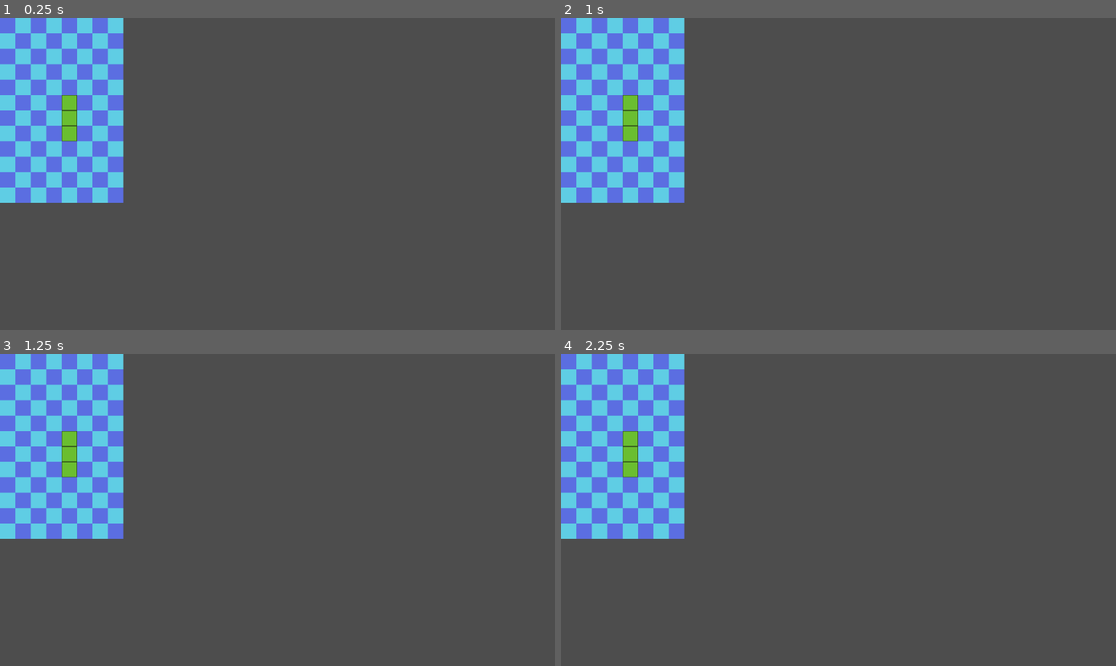
Above: before the commit, frames 1-4 (two rows, left to right).
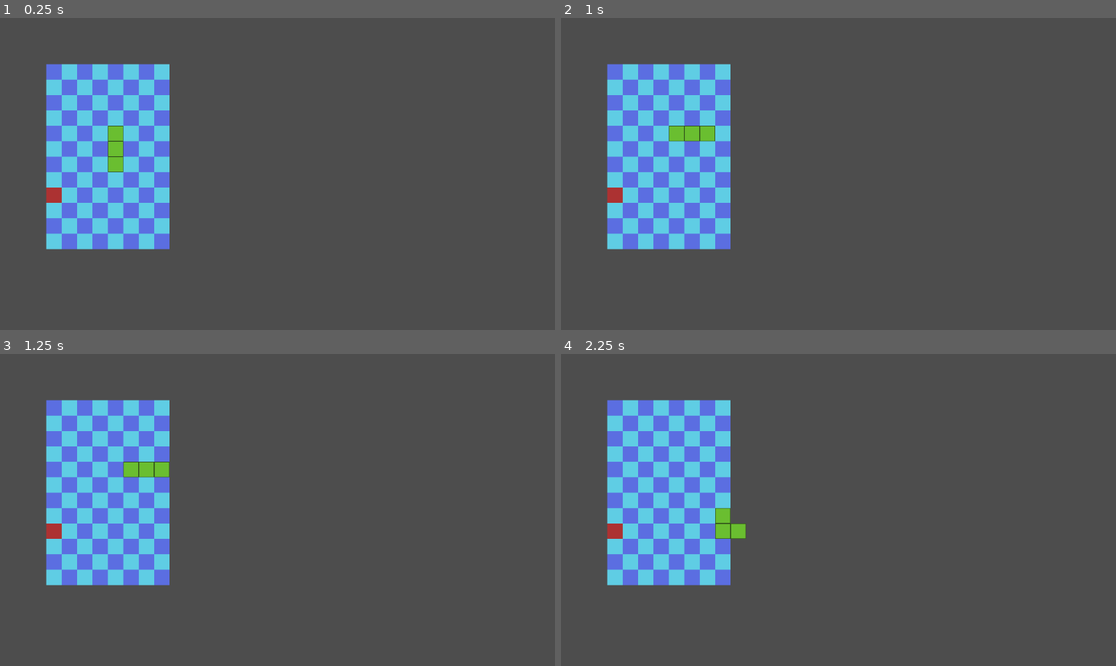
Above: after the commit, the same moments.

Repository: AsixJin/gmtk-2025
Game: Godot game, scene res://main.tscn
Two runs of this game, one before a commit and one after it. Both use one fixed random seed, a clock stepped at 60 frames per second and the inputs below. Before the commit the project has no main scene; this scene is started directly in both runs.
Inputs:
- Up to frame 1 (0.25 s): no input
- Up to frame 2 (1 s): tap Enter at 0.5 s; hold Right (move_right, bound only after the commit) from 0.53 s (still down); tap Z (start, bound only after the commit) at 0.6 s
- Up to frame 3 (1.25 s): keep holding Right (move_right, bound only after the commit)
- Up to frame 4 (2.25 s): release Right (move_right, bound only after the commit) at 1.28 s; hold Down (move_down, bound only after the commit) 1.28-2.03 s; tap Z (start, bound only after the commit) at 1.35, 2.1 s; hold Right (move_right, bound only after the commit) from 2.03 s (still down)

The runs differ from the first frame. In frame 1, 15% of the frame differs, in the area x 0-31%, y 0-75%; in frame 2, 15%; in frame 3, 15%; in frame 4, 15%.

Commit message:
Finished tutorial and starting to make tweaks

Diff:
--- a/main.gd
+++ b/main.gd
@@ -7,9 +7,14 @@
 var game_started : bool = false
 
 # Grid variables
+var initial_cell = Vector2(3, 3)
 var cells_per_row = 8
 var cells_per_column = 12
 var cell_size = 32
+
+# Food variables
+var food_pos  : Vector2
+var regen_food : bool = true
 
 # Snake variables
 var old_data : Array
@@ -22,15 +27,22 @@
 var can_move : bool
 
 func _ready() -> void:
+	create_map()
 	new_game()
 	pass
 
+func create_map():
+	$Background.position = initial_cell * cell_size
+
 func new_game():
+	get_tree().paused = false
+	get_tree().call_group("segments", "queue_free")
 	score = 0
 	# Set HUD
 	move_direction = Vector2.UP
 	can_move = true
 	generate_snake()
+	move_food()
 
 func generate_snake():
 	old_data.clear()
@@ -43,9 +55,93 @@
 func add_segment(pos):
 	snake_data.append(pos)
 	var SnakeSegment = snake_scene.instantiate()
-	SnakeSegment.position = (pos * cell_size) + Vector2(0, cell_size)
+	# SnakeSegment.position = (pos * cell_size)
+	SnakeSegment.position = calculate_position((pos * cell_size))
 	add_child(SnakeSegment)
 	snake.append(SnakeSegment)
 
 func _process(delta: float) -> void:
-	pass
+	move_snake()
+
+func move_snake():
+	if can_move:
+		# Update movement from keypress
+		if Input.is_action_just_pressed("move_up") and move_direction != Vector2.DOWN:
+			move_direction = Vector2.UP
+			can_move = false
+			if not game_started:
+				start_game()
+		if Input.is_action_just_pressed("move_right") and move_direction != Vector2.LEFT:
+			move_direction = Vector2.RIGHT
+			can_move = false
+			if not game_started:
+				start_game()
+		if Input.is_action_just_pressed("move_down") and move_direction != Vector2.UP:
+			move_direction = Vector2.DOWN
+			can_move = false
+			if not game_started:
+				start_game()
+		if Input.is_action_just_pressed("move_left") and move_direction != Vector2.RIGHT:
+			move_direction = Vector2.LEFT
+			can_move = false
+			if not game_started:
+				start_game()
+	if Input.is_action_just_pressed("start") and !game_started:
+		new_game()
+
+func start_game():
+	game_started = true
+	$MoveTimer.start()
+
+func _on_move_timer_timeout() -> void:
+	# Allow snake movement
+	can_move = true
+	# Use the snake's previous position to move the segments
+	old_data = [] + snake_data
+	snake_data[0] += move_direction
+	for i in range(len(snake_data)):
+		# Move all the segments along by one
+		if i > 0:
+			snake_data[i] = old_data[i - 1]
+		snake[i].position = calculate_position((snake_data[i] * cell_size))
+	check_out_of_bounds()
+	check_self_eaten()
+	check_food_eaten()
+
+func check_out_of_bounds():
+	if snake_data[0].x < 0 or snake_data[0].x > (cells_per_row) - 1:
+		end_game()
+	elif snake_data[0].y < 0 or snake_data[0].y > (cells_per_column) - 1:
+		end_game()
+
+func check_self_eaten():
+	for i in range(1, len(snake_data)):
+		if snake_data[0] == snake_data[i]:
+			end_game()
+
+func check_food_eaten():
+	# If snake eats the food, add a segment and move the food
+	if snake_data[0] == food_pos:
+		score += 1
+		# Update HUD
+		add_segment(old_data[-1])
+		move_food()
+
+func move_food():
+	while regen_food:
+		regen_food = false
+		food_pos = Vector2(randi_range(0, cells_per_row - 1), randi_range(0, cells_per_column - 1))
+		for i in snake_data:
+			if food_pos == i:
+				regen_food = true
+	$Food.position = calculate_position((food_pos * cell_size))
+	regen_food = true
+
+func end_game():
+	# Show Game Over menu
+	$MoveTimer.stop()
+	game_started = false
+	get_tree().paused = true
+
+func calculate_position(pos):
+	return pos + (initial_cell * cell_size)
--- a/main.tscn
+++ b/main.tscn
@@ -1,13 +1,26 @@
-[gd_scene load_steps=4 format=3 uid="uid://dmwhqdv0eqjdq"]
+[gd_scene load_steps=5 format=3 uid="uid://dmwhqdv0eqjdq"]
 
 [ext_resource type="Script" uid="uid://clai6lnmvbn5l" path="res://main.gd" id="1_ig7tw"]
 [ext_resource type="Texture2D" uid="uid://q665draf84qg" path="res://background.png" id="2_0xm2m"]
 [ext_resource type="PackedScene" uid="uid://cpcaamkfo5odk" path="res://snake_segment.tscn" id="2_h2yge"]
+[ext_resource type="Texture2D" uid="uid://ous2xjs2v5hv" path="res://debug_colorsa.png" id="4_1bvp3"]
 
 [node name="Main" type="Node"]
 script = ExtResource("1_ig7tw")
 snake_scene = ExtResource("2_h2yge")
 
 [node name="Background" type="Sprite2D" parent="."]
-position = Vector2(128, 192)
 texture = ExtResource("2_0xm2m")
+centered = false
+
+[node name="MoveTimer" type="Timer" parent="."]
+wait_time = 0.2
+
+[node name="Food" type="Sprite2D" parent="."]
+texture = ExtResource("4_1bvp3")
+centered = false
+hframes = 2
+vframes = 2
+frame = 1
+
+[connection signal="timeout" from="MoveTimer" to="." method="_on_move_timer_timeout"]
--- a/project.godot
+++ b/project.godot
@@ -11,5 +11,38 @@
 [application]
 
 config/name="gmtk-2025"
+run/main_scene="uid://dmwhqdv0eqjdq"
 config/features=PackedStringArray("4.4", "Forward Plus")
 config/icon="res://icon.svg"
+
+[global_group]
+
+segments=""
+
+[input]
+
+move_up={
+"deadzone": 0.2,
+"events": [Object(InputEventKey,"resource_local_to_scene":false,"resource_name":"","device":-1,"window_id":0,"alt_pressed":false,"shift_pressed":false,"ctrl_pressed":false,"meta_pressed":false,"pressed":false,"keycode":0,"physical_keycode":4194320,"key_label":0,"unicode":0,"location":0,"echo":false,"script":null)
+]
+}
+move_right={
+"deadzone": 0.2,
+"events": [Object(InputEventKey,"resource_local_to_scene":false,"resource_name":"","device":-1,"window_id":0,"alt_pressed":false,"shift_pressed":false,"ctrl_pressed":false,"meta_pressed":false,"pressed":false,"keycode":0,"physical_keycode":4194321,"key_label":0,"unicode":0,"location":0,"echo":false,"script":null)
+]
+}
+move_down={
+"deadzone": 0.2,
+"events": [Object(InputEventKey,"resource_local_to_scene":false,"resource_name":"","device":-1,"window_id":0,"alt_pressed":false,"shift_pressed":false,"ctrl_pressed":false,"meta_pressed":false,"pressed":false,"keycode":0,"physical_keycode":4194322,"key_label":0,"unicode":0,"location":0,"echo":false,"script":null)
+]
+}
+move_left={
+"deadzone": 0.2,
+"events": [Object(InputEventKey,"resource_local_to_scene":false,"resource_name":"","device":-1,"window_id":0,"alt_pressed":false,"shift_pressed":false,"ctrl_pressed":false,"meta_pressed":false,"pressed":false,"keycode":0,"physical_keycode":4194319,"key_label":0,"unicode":0,"location":0,"echo":false,"script":null)
+]
+}
+start={
+"deadzone": 0.2,
+"events": [Object(InputEventKey,"resource_local_to_scene":false,"resource_name":"","device":-1,"window_id":0,"alt_pressed":false,"shift_pressed":false,"ctrl_pressed":false,"meta_pressed":false,"pressed":false,"keycode":0,"physical_keycode":90,"key_label":0,"unicode":122,"location":0,"echo":false,"script":null)
+]
+}
--- a/snake_segment.tscn
+++ b/snake_segment.tscn
@@ -2,7 +2,7 @@
 
 [ext_resource type="Texture2D" uid="uid://ous2xjs2v5hv" path="res://debug_colorsa.png" id="1_n700c"]
 
-[node name="SnakeSegment" type="Sprite2D"]
+[node name="SnakeSegment" type="Sprite2D" groups=["segments"]]
 texture = ExtResource("1_n700c")
 centered = false
 hframes = 2
